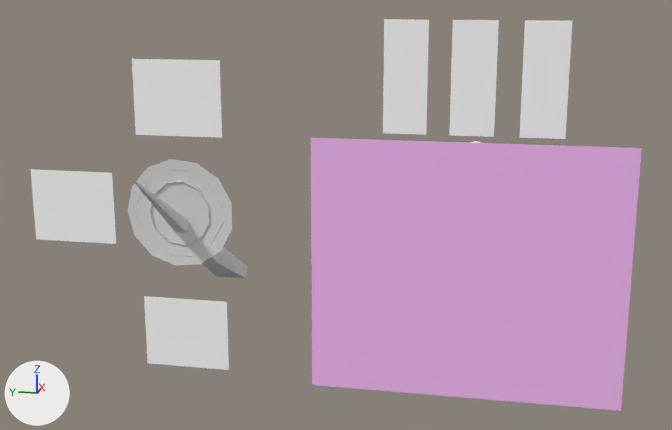
Two versions of the Blender file dev/blender/instruments/dme.blend, one commit apart.
Before and after are seen from a 50 mm camera at (-0.433, 0.0507, -0.0337) aimed at (-0.3525, 0.0668, -0.0538). Arrows for +X, +Y and +Z are at lower left; the lights stay in place.

Objects in the first picture: 'Label3', 'PowerSwitch.Base', 'PowerSwitch.Lever', 'SourceSelectorPick.L', 'SourceSelectorPick.R', 'hld', 'n1', 'n2', 'off', 'on'.
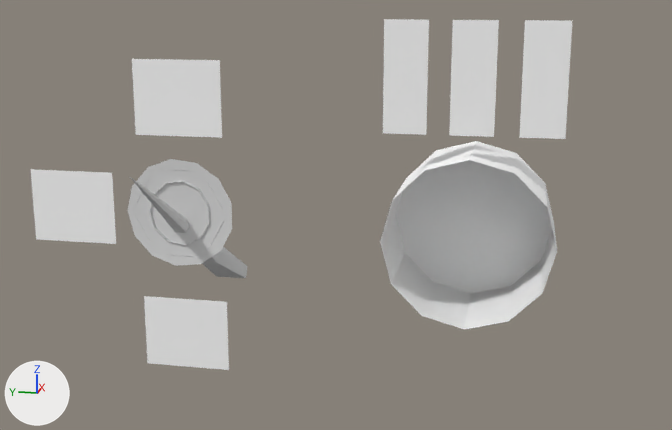
Diff of the bpy script that builds the scene:
```diff
--- a/dev/blender/instruments/dme.blend.py
+++ b/dev/blender/instruments/dme.blend.py
@@ ob_sourceselectorpick_l @@
-ob_sourceselectorpick_l = bpy.data.objects.new('SourceSelectorPick.L', me_sourceselectorpick_l_001)
-ob_sourceselectorpick_l.location = (-0.35693, 0.14015, -0.05527)
-ob_sourceselectorpick_l.show_transparent = True
@@ ob_sourceselectorpick_r @@
-ob_sourceselectorpick_r = bpy.data.objects.new('SourceSelectorPick.R', me_sourceselectorpick_r_001)
-ob_sourceselectorpick_r.location = (-0.35693, 0.14015, -0.05527)
-ob_sourceselectorpick_r.show_transparent = True
```

Where the change shows, as pixel boxes [x1, y1, x2, y2] in the pictures (672 x 430 px):
'SourceSelectorPick.L', deleted (pink)
    before: [462, 143, 642, 411]
'SourceSelectorPick.R', deleted (pink)
    before: [311, 138, 471, 397]
'SourceSelectorKnob', unchanged, uncovered by the edit
    before: [389, 141, 549, 324]
    after: [380, 141, 557, 329]
